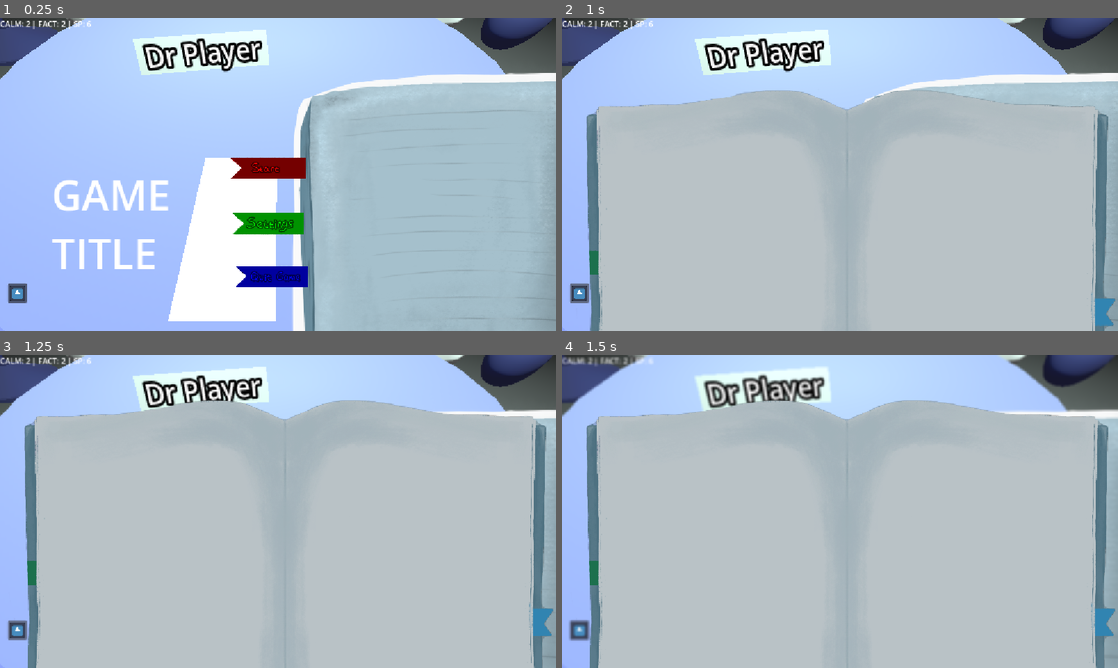
Above: before the commit, frames 1-4 (two rows, left to right).
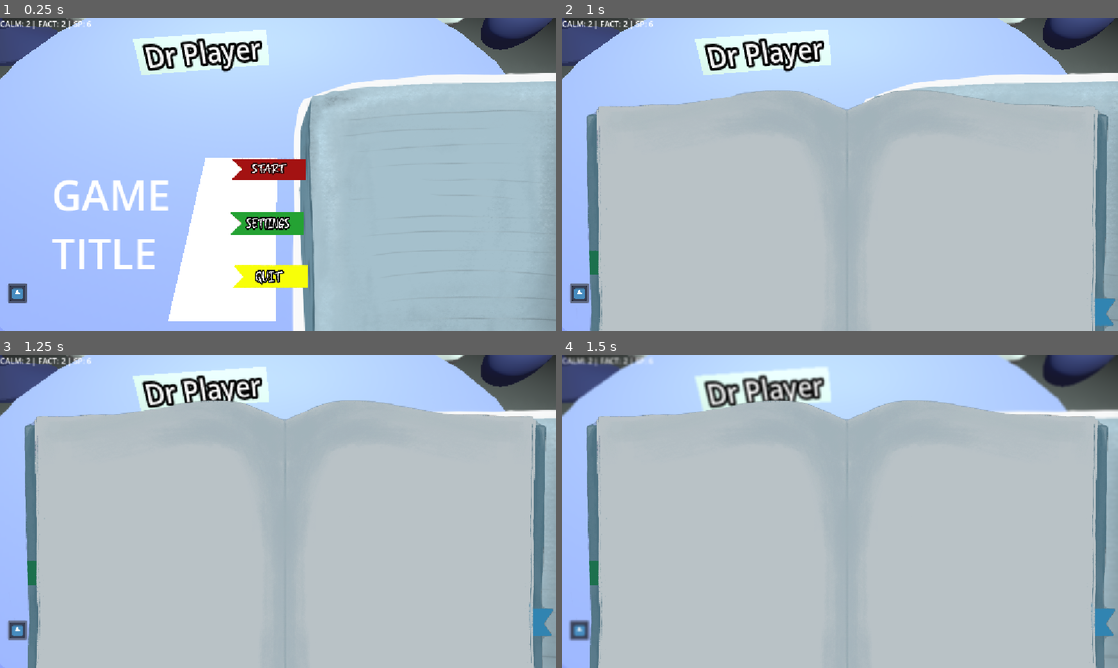
Above: after the commit, the same moments.

Repository: Blulow/octavuss_office
Game: Godot game, scene res://scenes/main_menu.tscn
The game is run twice, just before and just after one commit, with the same random seed, the same clock (stepped at 60 frames per second) and the same inputs. The engine's default icon, where the game draws it, is replaced by a stand-in: a white triangle on a blue panel in a dark square.
Inputs (mouse positions are in pixels of both pictures, inside the frame that each line leads up to):
- Up to frame 1 (0.25 s): no input
- Up to frame 2 (1 s): click (578, 293) at 0.5 s
- Up to frame 3 (1.25 s): no input
- Up to frame 4 (1.5 s): click (578, 630) at 1.25 s

The runs differ from the first frame. In frame 1, 2.7% of the frame differs, in the area x 41-56%, y 44-87%; in frame 2, nothing differs; in frame 3, nothing differs; in frame 4, nothing differs.

Commit message:
merge: master ui changes to Blulow

Diff:
--- /dev/null
+++ b/scenes/input_elements/button.tscn
@@ -0,0 +1,37 @@
+[gd_scene format=3 uid="uid://cmvpkpsuyyt8l"]
+
+[ext_resource type="Script" uid="uid://b3ccbwtmxl1sy" path="res://scripts/button.gd" id="2_vgxan"]
+
+[sub_resource type="StyleBoxFlat" id="StyleBoxFlat_lc0a7"]
+bg_color = Color(1, 1, 1, 1)
+corner_radius_top_left = 20
+corner_radius_top_right = 20
+corner_radius_bottom_right = 20
+corner_radius_bottom_left = 20
+
+[sub_resource type="StyleBoxFlat" id="StyleBoxFlat_4dmc7"]
+bg_color = Color(1, 1, 1, 1)
+corner_radius_top_left = 20
+corner_radius_top_right = 20
+corner_radius_bottom_right = 20
+corner_radius_bottom_left = 20
+
+[sub_resource type="StyleBoxFlat" id="StyleBoxFlat_pg4ym"]
+bg_color = Color(1, 1, 1, 1)
+corner_radius_top_left = 20
+corner_radius_top_right = 20
+corner_radius_bottom_right = 20
+corner_radius_bottom_left = 20
+
+[node name="Button" type="Button" unique_id=258782434]
+anchors_preset = -1
+offset_right = 128.0
+offset_bottom = 128.0
+grow_horizontal = 2
+grow_vertical = 2
+pivot_offset = Vector2(64, 64)
+mouse_default_cursor_shape = 2
+theme_override_styles/normal = SubResource("StyleBoxFlat_lc0a7")
+theme_override_styles/pressed = SubResource("StyleBoxFlat_4dmc7")
+theme_override_styles/hover = SubResource("StyleBoxFlat_pg4ym")
+script = ExtResource("2_vgxan")
--- /dev/null
+++ b/scenes/input_elements/keybind_input_button.tscn
@@ -0,0 +1,30 @@
+[gd_scene format=3 uid="uid://bj84v2wj68n4"]
+
+[ext_resource type="Texture2D" uid="uid://beygy38sirtbn" path="res://icon.svg" id="1_rsfn4"]
+[ext_resource type="Script" uid="uid://cbgdn6jcojcwg" path="res://scripts/ui/input_elements/keybind_input_button.gd" id="2_b2eit"]
+
+[sub_resource type="StyleBoxTexture" id="StyleBoxTexture_b2eit"]
+texture = ExtResource("1_rsfn4")
+texture_margin_left = 40.0
+texture_margin_top = 40.0
+texture_margin_right = 40.0
+texture_margin_bottom = 40.0
+
+[node name="KeybindInputButton" type="Button" unique_id=1943209986]
+anchors_preset = 1
+anchor_left = 1.0
+anchor_right = 1.0
+offset_left = -110.0
+offset_bottom = 125.0
+grow_horizontal = 0
+pivot_offset = Vector2(64, 64)
+mouse_default_cursor_shape = 2
+theme_override_font_sizes/font_size = 32
+theme_override_styles/normal = SubResource("StyleBoxTexture_b2eit")
+theme_override_styles/pressed = SubResource("StyleBoxTexture_b2eit")
+theme_override_styles/hover = SubResource("StyleBoxTexture_b2eit")
+text = "W"
+alignment = 2
+script = ExtResource("2_b2eit")
+
+[connection signal="pressed" from="." to="." method="_on_pressed"]
--- /dev/null
+++ b/scenes/input_elements/slider.tscn
@@ -0,0 +1,12 @@
+[gd_scene format=3 uid="uid://dte2085j46tfn"]
+
+[ext_resource type="Script" uid="uid://dh3o3exb1u6bj" path="res://slider.gd" id="1_ju2t0"]
+
+[node name="HSlider" type="HSlider" unique_id=1085877740]
+offset_right = 200.0
+offset_bottom = 16.0
+size_flags_horizontal = 3
+size_flags_vertical = 1
+script = ExtResource("1_ju2t0")
+
+[connection signal="value_changed" from="." to="." method="_on_value_changed"]
--- a/scenes/main_menu.tscn
+++ b/scenes/main_menu.tscn
@@ -3,10 +3,10 @@
 [ext_resource type="Script" uid="uid://c37vg6jhe0ay0" path="res://scripts/mainmenu.gd" id="1_lgwnu"]
 [ext_resource type="PackedScene" uid="uid://cw7qx4up1erpv" path="res://scenes/ui/strip.tscn" id="2_flqon"]
 [ext_resource type="Texture2D" uid="uid://dljk52dilrweh" path="res://assets/images/book.PNG" id="3_rcqid"]
-[ext_resource type="Texture2D" uid="uid://dekoxklfl4ay0" path="res://assets/buttons/startbutton.png" id="3_rtw2f"]
 [ext_resource type="PackedScene" uid="uid://df8j3swg8lxma" path="res://scenes/ui/strip2d.tscn" id="4_1ajci"]
-[ext_resource type="Texture2D" uid="uid://tpmssaxnt0fx" path="res://assets/buttons/button penanda buku v2 setting.png" id="4_oa1go"]
-[ext_resource type="Texture2D" uid="uid://bwxf3dsr2wcd4" path="res://assets/buttons/button penanda buku v2 quit.png" id="5_tbmy8"]
+[ext_resource type="Texture2D" uid="uid://cj0n7lbjgvt88" path="res://assets/buttons/bookmark colored start.png" id="5_rcqid"]
+[ext_resource type="Texture2D" uid="uid://didx8i5u30ct6" path="res://assets/buttons/bookmark colored settings.png" id="6_1ajci"]
+[ext_resource type="Texture2D" uid="uid://wm53id1hvk0t" path="res://assets/buttons/bookmark colored quit.png" id="7_7b55j"]
 [ext_resource type="PackedScene" uid="uid://co642745b7vsm" path="res://scenes/ui/animated_texture_rect.tscn" id="8_7b55j"]
 [ext_resource type="Texture2D" uid="uid://hl8gocycs3dn" path="res://assets/images/page_1.PNG" id="9_5pajh"]
 [ext_resource type="Texture2D" uid="uid://c6uedym22bktt" path="res://assets/images/page_3.PNG" id="10_j7ex8"]
@@ -203,13 +203,12 @@
 texture = SubResource("GradientTexture2D_u8ny3")
 
 [node name="Strip" parent="UI/Book/Strips/TextureRect" unique_id=214222789 node_paths=PackedStringArray("mask", "parent") instance=ExtResource("4_1ajci")]
-modulate = Color(1, 0, 0, 1)
 layout_mode = 0
 offset_left = 100.0
 offset_right = 595.0001
 offset_bottom = 82.0
 scale = Vector2(0.6, 0.6)
-texture = ExtResource("3_rtw2f")
+texture = ExtResource("5_rcqid")
 mask = NodePath("..")
 parent = NodePath("../..")
 
@@ -224,13 +223,12 @@
 texture = SubResource("GradientTexture2D_u8ny3")
 
 [node name="Strip2" parent="UI/Book/Strips/TextureRect2" unique_id=1484798191 node_paths=PackedStringArray("mask", "parent") instance=ExtResource("4_1ajci")]
-modulate = Color(0, 1, 0, 1)
 layout_mode = 0
 offset_left = 100.0
 offset_right = 623.0
 offset_bottom = 89.0
 scale = Vector2(0.6, 0.6)
-texture = ExtResource("4_oa1go")
+texture = ExtResource("6_1ajci")
 mask = NodePath("..")
 parent = NodePath("../..")
 
@@ -245,13 +243,12 @@
 texture = SubResource("GradientTexture2D_u8ny3")
 
 [node name="Strip3" parent="UI/Book/Strips/TextureRect3" unique_id=1964119910 node_paths=PackedStringArray("mask", "parent") instance=ExtResource("4_1ajci")]
-modulate = Color(0, 0, 1, 1)
 layout_mode = 0
 offset_left = 100.0
 offset_right = 604.0001
 offset_bottom = 86.0
 scale = Vector2(0.6, 0.6)
-texture = ExtResource("5_tbmy8")
+texture = ExtResource("7_7b55j")
 mask = NodePath("..")
 parent = NodePath("../..")
 
--- /dev/null
+++ b/scenes/settings menu.tscn
@@ -0,0 +1,75 @@
+[gd_scene format=3 uid="uid://djtxrqeg6047t"]
+
+[ext_resource type="Texture2D" uid="uid://qdij1tbuw2pf" path="res://assets/buttons/clipboard checkpoint.png" id="1_j5ss8"]
+[ext_resource type="Script" uid="uid://7ih1f4rfgxml" path="res://scenes/settings_menu.gd" id="1_kks3q"]
+[ext_resource type="Texture2D" uid="uid://l6wne6abwhgy" path="res://assets/buttons/Setting heading.png" id="2_wxhqg"]
+[ext_resource type="PackedScene" uid="uid://cmvpkpsuyyt8l" path="res://scenes/input_elements/button.tscn" id="3_kks3q"]
+[ext_resource type="Texture2D" uid="uid://umbj172l423q" path="res://assets/buttons/Audio buttons checkpoint copy.png" id="4_7ndgi"]
+[ext_resource type="Texture2D" uid="uid://njtv70s3uie8" path="res://assets/buttons/other buttons checkpoint copy 2.png" id="5_cspvc"]
+[ext_resource type="Texture2D" uid="uid://bpnsr7ttj5gqj" path="res://assets/buttons/back buttons checkpoint copy 3.png" id="6_i67n8"]
+[ext_resource type="PackedScene" uid="uid://cvcvv7kvtsrkp" path="res://scenes/volume_panel.tscn" id="7_wxhqg"]
+
+[node name="Control" type="Control" unique_id=428628215]
+layout_mode = 3
+anchors_preset = 15
+anchor_right = 1.0
+anchor_bottom = 1.0
+grow_horizontal = 2
+grow_vertical = 2
+script = ExtResource("1_kks3q")
+
+[node name="Sprite2D" type="Sprite2D" parent="." unique_id=307924277]
+position = Vector2(575, 322)
+scale = Vector2(0.5987002, 0.59894365)
+texture = ExtResource("1_j5ss8")
+
+[node name="Button" parent="." unique_id=258782434 instance=ExtResource("3_kks3q")]
+layout_mode = 0
+anchors_preset = 0
+offset_left = 411.1944
+offset_top = 174.79184
+offset_right = 731.1944
+offset_bottom = 349.79184
+grow_horizontal = 1
+grow_vertical = 1
+scale = Vector2(0.51866215, 0.5123724)
+icon = ExtResource("4_7ndgi")
+flat = true
+
+[node name="Button2" parent="." unique_id=1035443828 instance=ExtResource("3_kks3q")]
+layout_mode = 0
+anchors_preset = 0
+offset_left = 411.19437
+offset_top = 272.79184
+offset_right = 731.1944
+offset_bottom = 448.79184
+grow_horizontal = 1
+grow_vertical = 1
+scale = Vector2(0.51866215, 0.5123724)
+icon = ExtResource("5_cspvc")
+flat = true
+
+[node name="Button3" parent="." unique_id=581254869 instance=ExtResource("3_kks3q")]
+layout_mode = 0
+anchors_preset = 0
+offset_left = 411.19437
+offset_top = 370.79184
+offset_right = 731.1944
+offset_bottom = 545.7919
+grow_horizontal = 1
+grow_vertical = 1
+scale = Vector2(0.51866215, 0.5123724)
+icon = ExtResource("6_i67n8")
+flat = true
+
+[node name="Sprite2D2" type="Sprite2D" parent="." unique_id=1847729256]
+position = Vector2(568, 131)
+scale = Vector2(0.5987002, 0.59894365)
+texture = ExtResource("2_wxhqg")
+
+[node name="VolumePanel" parent="." unique_id=924672401 instance=ExtResource("7_wxhqg")]
+visible = false
+layout_mode = 1
+
+[connection signal="pressed" from="Button" to="." method="_on_button_pressed"]
+[connection signal="pressed" from="Button3" to="." method="_on_button_3_pressed"]
--- /dev/null
+++ b/scenes/settings_menu.gd
@@ -0,0 +1,18 @@
+extends Control
+
+
+# Called when the node enters the scene tree for the first time.
+func _ready() -> void:
+	pass # Replace with function body.
+
+
+# Called every frame. 'delta' is the elapsed time since the previous frame.
+func _process(delta: float) -> void:
+	pass
+
+
+func _on_button_pressed() -> void:
+	$VolumePanel.visible = true
+
+func _on_button_3_pressed() -> void:
+	get_tree().change_scene_to_file("res://scenes/main_menu.tscn")
--- /dev/null
+++ b/scenes/volume_panel.gd
@@ -0,0 +1,15 @@
+extends Control
+
+
+# Called when the node enters the scene tree for the first time.
+func _ready() -> void:
+	pass # Replace with function body.
+
+
+# Called every frame. 'delta' is the elapsed time since the previous frame.
+func _process(delta: float) -> void:
+	pass
+
+
+func _on_close_button_pressed() -> void:
+	visible = false
--- /dev/null
+++ b/scenes/volume_panel.tscn
@@ -0,0 +1,135 @@
+[gd_scene format=3 uid="uid://cvcvv7kvtsrkp"]
+
+[ext_resource type="Script" uid="uid://bk0nxvqdjhgxk" path="res://scenes/volume_panel.gd" id="1_0ygss"]
+[ext_resource type="FontFile" uid="uid://cipgiamvavecd" path="res://RoadSooned-Regular.otf" id="1_1whqq"]
+[ext_resource type="PackedScene" uid="uid://cmvpkpsuyyt8l" path="res://scenes/input_elements/button.tscn" id="1_m7wk6"]
+[ext_resource type="PackedScene" uid="uid://dte2085j46tfn" path="res://scenes/input_elements/slider.tscn" id="2_ylhix"]
+[ext_resource type="Texture2D" uid="uid://bpnsr7ttj5gqj" path="res://assets/buttons/back buttons checkpoint copy 3.png" id="4_rdtvf"]
+[ext_resource type="Script" uid="uid://b3ccbwtmxl1sy" path="res://scripts/button.gd" id="5_rdtvf"]
+
+[sub_resource type="Gradient" id="Gradient_jbsr6"]
+
+[sub_resource type="GradientTexture2D" id="GradientTexture2D_72yvt"]
+gradient = SubResource("Gradient_jbsr6")
+width = 512
+height = 512
+
+[sub_resource type="StyleBoxFlat" id="StyleBoxFlat_8kjpw"]
+content_margin_left = 10.0
+content_margin_top = 10.0
+content_margin_right = 10.0
+content_margin_bottom = 10.0
+bg_color = Color(0.1484375, 0.1484375, 0.1484375, 0.5372549)
+corner_radius_top_left = 10
+corner_radius_top_right = 10
+corner_radius_bottom_right = 10
+corner_radius_bottom_left = 10
+
+[node name="VolumePanel" type="Control" unique_id=924672401]
+layout_mode = 3
+anchors_preset = 8
+anchor_left = 0.5
+anchor_top = 0.5
+anchor_right = 0.5
+anchor_bottom = 0.5
+grow_horizontal = 2
+grow_vertical = 2
+script = ExtResource("1_0ygss")
+
+[node name="Sprite2D" type="Sprite2D" parent="." unique_id=404565991]
+texture = SubResource("GradientTexture2D_72yvt")
+
+[node name="ScrollContainer" type="ScrollContainer" parent="." unique_id=2107295325]
+layout_mode = 0
+offset_left = -249.0
+offset_top = -250.0
+offset_right = 251.0
+offset_bottom = 250.0
+
+[node name="VBoxContainer" type="VBoxContainer" parent="ScrollContainer" unique_id=1369286429]
+layout_mode = 2
+size_flags_horizontal = 3
+theme_override_constants/separation = 9
+
+[node name="PanelContainer" type="PanelContainer" parent="ScrollContainer/VBoxContainer" unique_id=1495903421]
+layout_mode = 2
+theme_override_styles/panel = SubResource("StyleBoxFlat_8kjpw")
+
+[node name="HBoxContainer" type="HBoxContainer" parent="ScrollContainer/VBoxContainer/PanelContainer" unique_id=1133785550]
+layout_mode = 2
+alignment = 1
+
+[node name="Music" type="Label" parent="ScrollContainer/VBoxContainer/PanelContainer/HBoxContainer" unique_id=1731632152]
+layout_mode = 2
+theme_override_fonts/font = ExtResource("1_1whqq")
+theme_override_font_sizes/font_size = 31
+text = "Music"
+
+[node name="Control" type="Control" parent="ScrollContainer/VBoxContainer/PanelContainer/HBoxContainer" unique_id=1462490600]
+layout_mode = 2
+size_flags_horizontal = 3
+
+[node name="HSlider" parent="ScrollContainer/VBoxContainer/PanelContainer/HBoxContainer" unique_id=1085877740 instance=ExtResource("2_ylhix")]
+layout_mode = 2
+script = null
+
+[node name="PanelContainer2" type="PanelContainer" parent="ScrollContainer/VBoxContainer" unique_id=1389009917]
+layout_mode = 2
+theme_override_styles/panel = SubResource("StyleBoxFlat_8kjpw")
+
+[node name="HBoxContainer" type="HBoxContainer" parent="ScrollContainer/VBoxContainer/PanelContainer2" unique_id=1694599838]
+layout_mode = 2
+alignment = 1
+
+[node name="SFX" type="Label" parent="ScrollContainer/VBoxContainer/PanelContainer2/HBoxContainer" unique_id=1495874319]
+layout_mode = 2
+theme_override_fonts/font = ExtResource("1_1whqq")
+theme_override_font_sizes/font_size = 31
+text = "SFX"
+
+[node name="Control" type="Control" parent="ScrollContainer/VBoxContainer/PanelContainer2/HBoxContainer" unique_id=806321096]
+layout_mode = 2
+size_flags_horizontal = 3
+
+[node name="HSlider" parent="ScrollContainer/VBoxContainer/PanelContainer2/HBoxContainer" unique_id=1660146268 instance=ExtResource("2_ylhix")]
+layout_mode = 2
+script = null
+
+[node name="PanelContainer3" type="PanelContainer" parent="ScrollContainer/VBoxContainer" unique_id=122292799]
+layout_mode = 2
+theme_override_styles/panel = SubResource("StyleBoxFlat_8kjpw")
+
+[node name="HBoxContainer" type="HBoxContainer" parent="ScrollContainer/VBoxContainer/PanelContainer3" unique_id=913150804]
+layout_mode = 2
+alignment = 1
+
+[node name="SFX" type="Label" parent="ScrollContainer/VBoxContainer/PanelContainer3/HBoxContainer" unique_id=1133916573]
+layout_mode = 2
+theme_override_fonts/font = ExtResource("1_1whqq")
+theme_override_font_sizes/font_size = 31
+text = "VOL"
+
+[node name="Control" type="Control" parent="ScrollContainer/VBoxContainer/PanelContainer3/HBoxContainer" unique_id=2007115209]
+layout_mode = 2
+size_flags_horizontal = 3
+
+[node name="HSlider" parent="ScrollContainer/VBoxContainer/PanelContainer3/HBoxContainer" unique_id=1763246198 instance=ExtResource("2_ylhix")]
+layout_mode = 2
+script = null
+
+[node name="CloseButton" parent="." unique_id=1128845289 instance=ExtResource("1_m7wk6")]
+layout_mode = 0
+anchors_preset = 0
+offset_left = -521.0
+offset_top = -280.0
+offset_right = -204.0
+offset_bottom = -109.0
+grow_horizontal = 1
+grow_vertical = 1
+scale = Vector2(0.706657, 0.6950004)
+pivot_offset = Vector2(0, 0)
+icon = ExtResource("4_rdtvf")
+flat = true
+script = ExtResource("5_rdtvf")
+
+[connection signal="pressed" from="CloseButton" to="." method="_on_close_button_pressed"]
--- a/scripts/button.gd
+++ b/scripts/button.gd
@@ -1,5 +1,6 @@
 extends Button
 class_name AnimatedButton
+@onready var volume_panel: Control = $VolumePanel
 
 signal tweened
 
@@ -41,12 +42,11 @@
 # Efek saat mouse masuk (Hover)
 func _on_mouse_entered() -> void:
 	var tween = create_tween().set_parallel(true)
-	# Angka 10 di bawah adalah seberapa jauh tombol bergeser ke kiri (dalam satuan pixel)
-	# Angka 0.1 di belakang adalah durasi animasi (dalam detik)
-	tween.tween_property(self, "position:x", _default_position.x - 20.0, 0.1).set_trans(Tween.TRANS_SINE).set_ease(Tween.EASE_OUT)
+	# Mengubah scale menjadi 1.1 kali lebih besar dari ukuran default (bisa diubah sesuai selera)
+	tween.tween_property(self, "scale", _default_scale * 1.1, 0.1).set_trans(Tween.TRANS_SINE).set_ease(Tween.EASE_OUT)
 
 # Efek saat mouse keluar (Kembali ke posisi normal)
 func _on_mouse_exited() -> void:
 	var tween = create_tween().set_parallel(true)
-	# Mengembalikan ke posisi awal (_default_position.x) dengan durasi 0.1 detik
-	tween.tween_property(self, "position:x", _default_position.x, 0.1).set_trans(Tween.TRANS_SINE).set_ease(Tween.EASE_OUT)
+	# Mengembalikan scale ke ukuran _default_scale
+	tween.tween_property(self, "scale", _default_scale, 0.1).set_trans(Tween.TRANS_SINE).set_ease(Tween.EASE_OUT)
--- a/scripts/mainmenu.gd
+++ b/scripts/mainmenu.gd
@@ -20,6 +20,8 @@
 
 func _ready() -> void:
 	start_game.onclick.connect(_on_start_game_onclick)
+	settings.onclick.connect(_on_settings_onclick)
+	quit_game.onclick.connect(_on_quit_game_onclick)
 	start_game.onhover.connect(_on_start_game_onhover)
 	settings.onhover.connect(_on_settings_onhover)
 	quit_game.onhover.connect(_on_quit_game_onhover)
@@ -46,6 +48,12 @@
 	title.visible = false
 	dialogues.get_node("SessionManager").load_next_session(true)
 
+func _on_settings_onclick():
+	get_tree().change_scene_to_file("res://scenes/settings menu.tscn")
+
+func _on_quit_game_onclick():
+	get_tree().quit()
+
 func start_game_tween (tween : Tween):
 	tween.set_ease(Tween.EASE_IN_OUT)
 	tween.set_parallel()
@@ -53,8 +61,6 @@
 	tween.tween_property(trans_cam, "global_rotation", player_cam.global_rotation, 0.3)
 	tween.tween_property(book, "global_position:y", book.global_position.y + 1000, 0.3)
 	tween.tween_property(title, "global_position:y", title.global_position.y + 1000, 0.3)
-
-
 
 func _on_start_game_onhover():
 	if book_sprite.animation == "open" and book_sprite.playing:
--- /dev/null
+++ b/slider.gd
@@ -0,0 +1,11 @@
+extends HSlider
+
+@export var channel: String
+
+func _ready() -> void:
+	# value = GameData.volume[channel]
+	pass
+
+func _on_value_changed(value: float) -> void:
+	# GameData.volume[channel] = value
+	pass
Binary file added: RoadSooned-Regular.otf
Not shown, added: RoadSooned-Regular.otf.import
Binary file added: assets/buttons/bookmark colored quit.png
Not shown, added: assets/buttons/bookmark colored quit.png.import
Binary file added: assets/buttons/bookmark colored settings.png
Not shown, added: assets/buttons/bookmark colored settings.png.import
Binary file added: assets/buttons/bookmark colored start.png
Not shown, added: assets/buttons/bookmark colored start.png.import
Not shown, added: scenes/settings_menu.gd.uid
Not shown, added: scenes/volume_panel.gd.uid
Not shown, added: slider.gd.uid
